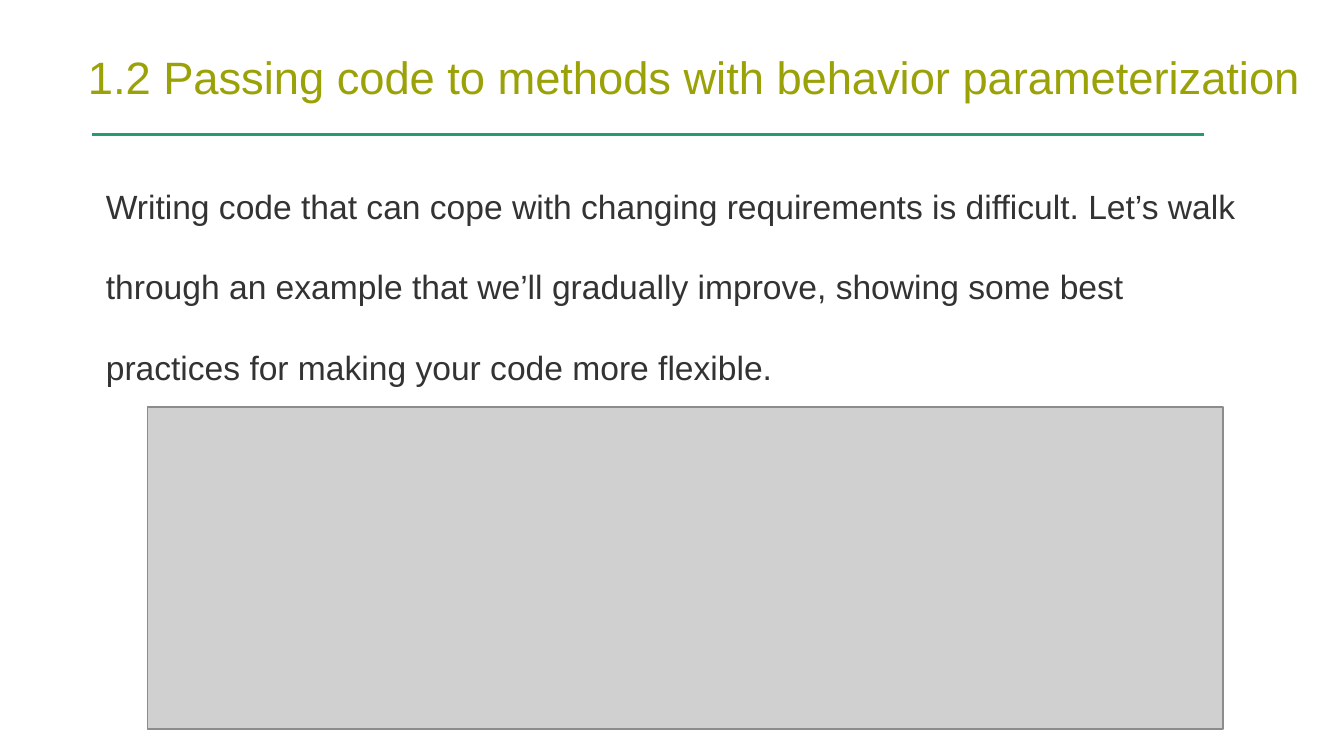
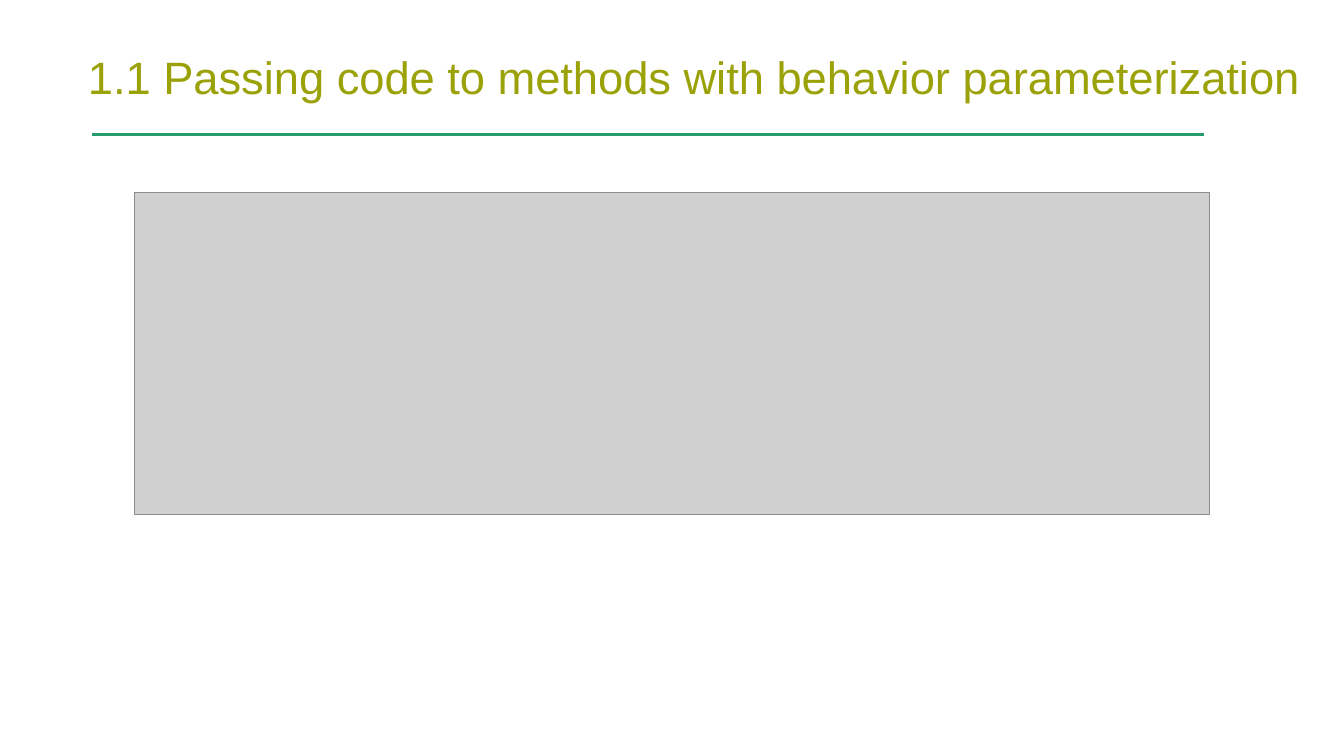
Before and after one commit to huiGod/other, a slide deck: slide 5 of java8.pptx. Drawn at 1344x756 pixels with LibreOffice and Linux fonts; fonts in the diff are those of the drawing; grey boxes stand for pictures; background and template pictures are left out. Boxes give left, top, right and bottom in pixels: in the first picture for what was removed or moved away, otherwise in the second. Text is boxed around its words. In the diff, an @@ line names an element or a change of style, - is before the commit and + after.

```diff
--- a/java8.pptx
+++ b/java8.pptx
@@ title at box(88, 61, 1300, 103): text changed @@
-1.2 Passing code to methods with behavior parameterization
+1.1 Passing code to methods with behavior parameterization
@@ text removed at box(106, 194, 1235, 386) @@
-Writing code that can cope with changing requirements is difficult. Let’s walk through an example that we’ll gradually improve, showing some best practices for making your code more flexible.
@@ picture: place and size @@
-picture at box(148, 407, 1223, 730)
+picture at box(134, 192, 1210, 515)
```
Also in this commit, not shown: 11 other slides changed, 13 slides added, 14 slides removed, 2 other files.
